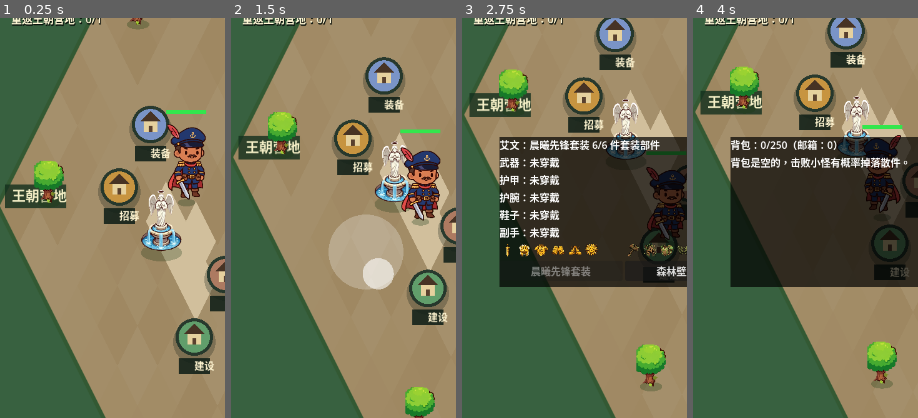
Above: before the commit, frames 1-4 (left to right).
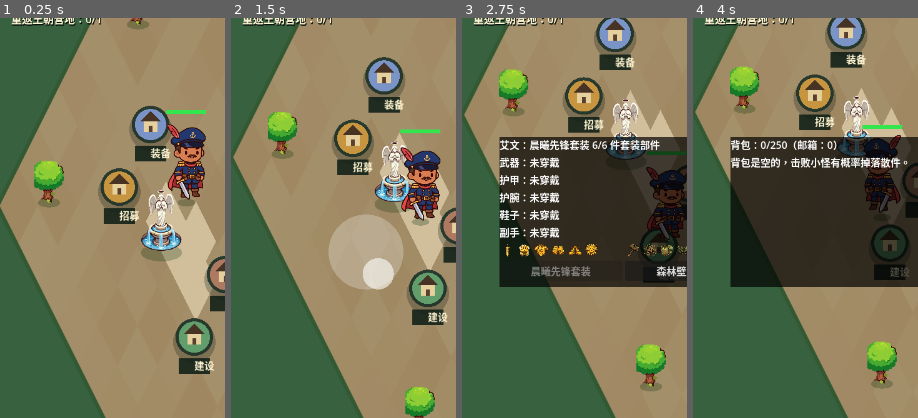
Above: after the commit, the same moments.

Repository: oneyi53/game
Game: Godot game, scene res://scenes/main.tscn
Same seed, same stepped clock (60 frames per second), same inputs: the game is played once before the commit and once after it.
Inputs (mouse positions are % of the whole screen's width and height, from its top left):
- Up to frame 1 (0.25 s): no input
- Up to frame 2 (1.5 s): tap Enter at 0.5 s; move the mouse to (72, 45) at 0.52 s; hold Right (ui_right) 0.53-1.25 s; tap E at 0.6 s; click (72, 45) at 0.67 s; tap Space at 0.77 s; drag from (30, 55) to (45, 70) at 1.27 s
- Up to frame 3 (2.75 s): move the mouse to (60, 28) at 2.02 s; hold Right (ui_right) from 2.03 s (still down); tap Q at 2.1 s
- Up to frame 4 (4 s): release Right (ui_right) at 2.75 s; drag from (45, 70) to (20, 35) at 2.77 s; move the mouse to (80, 65) at 3.52 s; hold Left (ui_left) from 3.53 s (still down); tap B at 3.6 s; tap Space at 3.77 s
The pictures show only the part of the screen within x 0-50%, y 26-76%; the shares and areas given below are measured in that part.

The runs differ from the first frame. In frame 1, 1.3% of the frame differs, in the area x 2-30%, y 41-48%; in frame 2, 1.4%; in frame 3, 1.4%; in frame 4, 1.4%, in the area x 3-31%, y 18-25%.

Commit message:
Remove projected map title from world surface HUD area

Diff:
--- a/scripts/core/map.gd
+++ b/scripts/core/map.gd
@@ -166,13 +166,7 @@
     var outline := _projected_rect(bounds)
     outline.append(outline[0])
     draw_polyline(outline, Color(0.2, 0.35, 0.2), 5.0, true)
-    var title: String = manager.map_name(active_map_id)
     var font = ThemeDB.fallback_font
-    if font != null:
-        var label_pos: Vector2 = WorldProjectionScript.world_to_screen(bounds.position + Vector2(40.0, 55.0))
-        var label_width: float = font.get_string_size(title).x + 34.0
-        draw_rect(Rect2(label_pos.x - 12.0, label_pos.y - 27.0, label_width, 38.0), Color(0.08, 0.19, 0.12, 0.82))
-        draw_string(font, label_pos, title, HORIZONTAL_ALIGNMENT_LEFT, -1, 22, Color(0.96, 0.94, 0.78))
     if town:
         for point in [Vector2(500, 450), Vector2(564, 450), Vector2(628, 450), Vector2(692, 450), Vector2(628, 514)]:
             _draw_ground_tile(int(point.x), int(point.y), Color(0.82, 0.75, 0.61))
